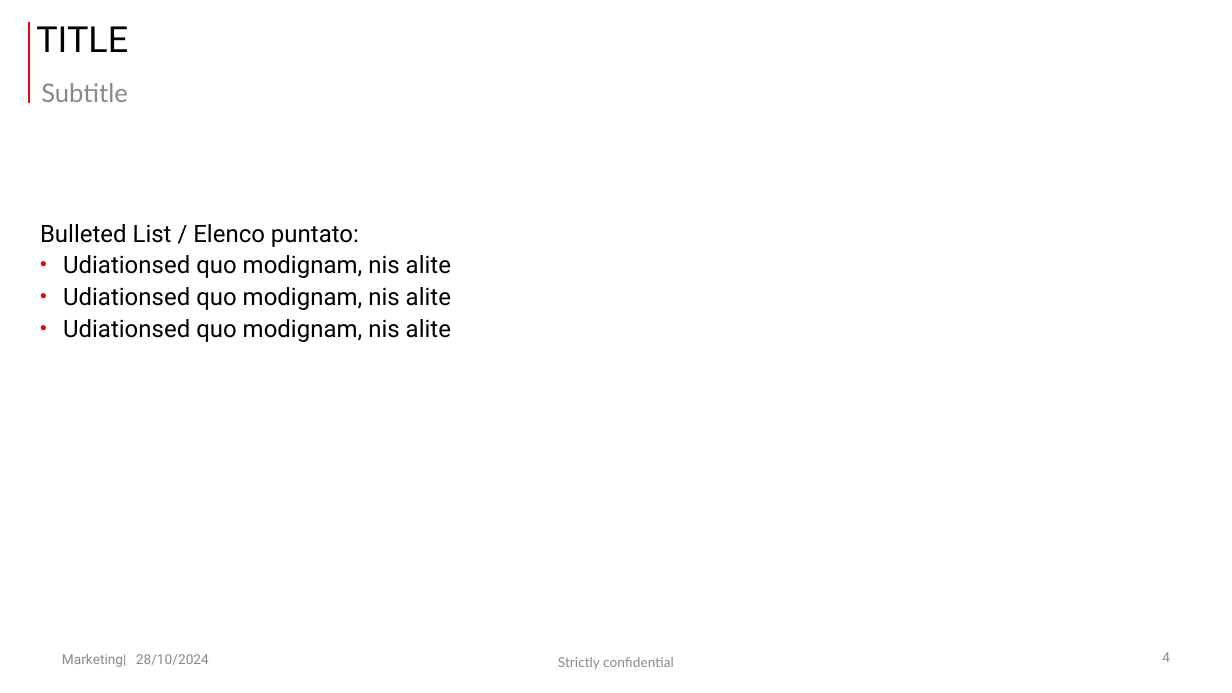
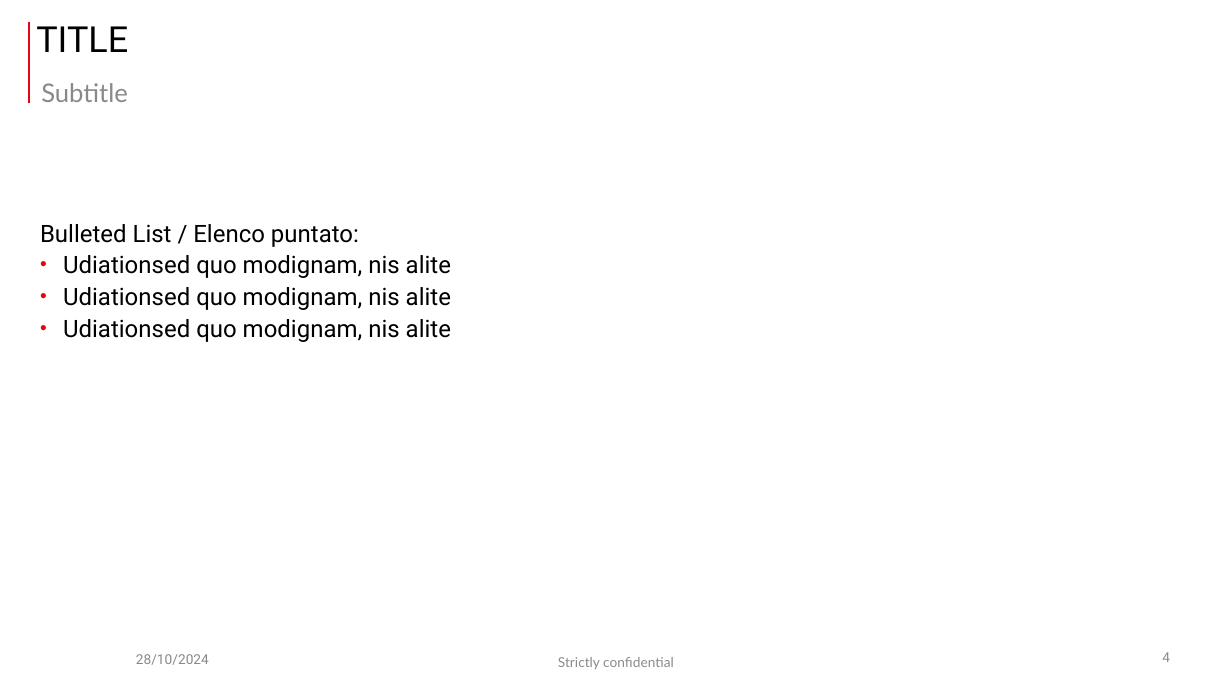
Before and after one commit to Ehocram/iseopilot, a slide deck: slide 4 of app/doc_templates/Presentation_template_1.pptx. Drawn at 1232x693 pixels with LibreOffice and Linux fonts; fonts in the diff are those of the drawing; background and template pictures are left out. Boxes give left, top, right and bottom in pixels: in the first picture for what was removed or moved away, otherwise in the second. Text is boxed around its words. In the diff, an @@ line names an element or a change of style, - is before the commit and + after.

```diff
--- a/app/doc_templates/Presentation_template_1.pptx
+++ b/app/doc_templates/Presentation_template_1.pptx
@@ text removed at <box>62,654,127,667</box> @@
-Marketing|
```
Also in this commit, not shown: 4 other slides changed, 9 other files.
